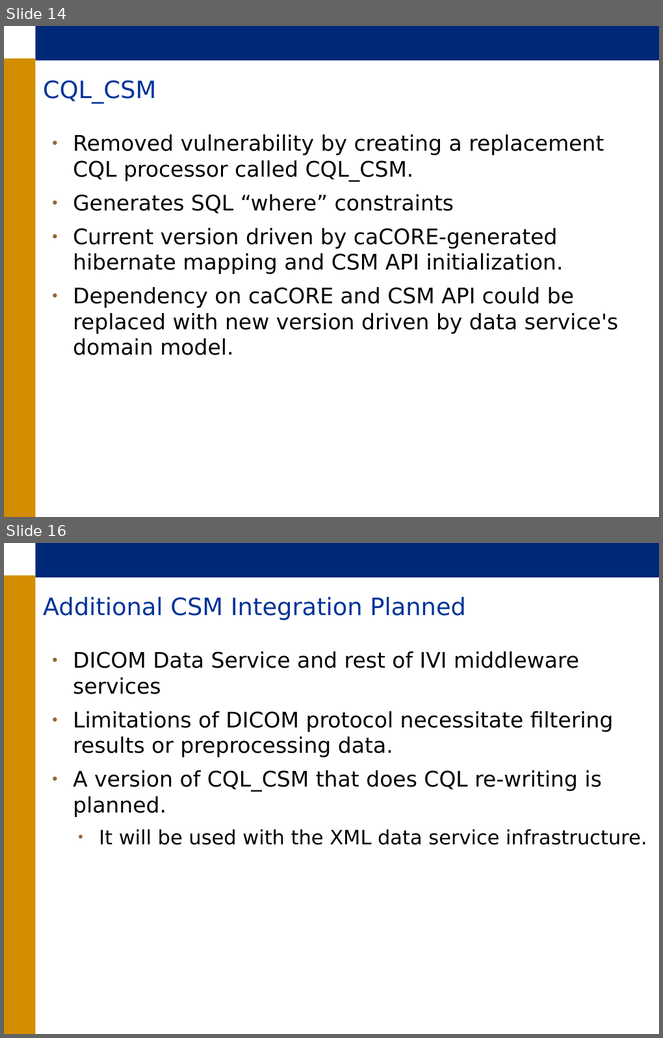
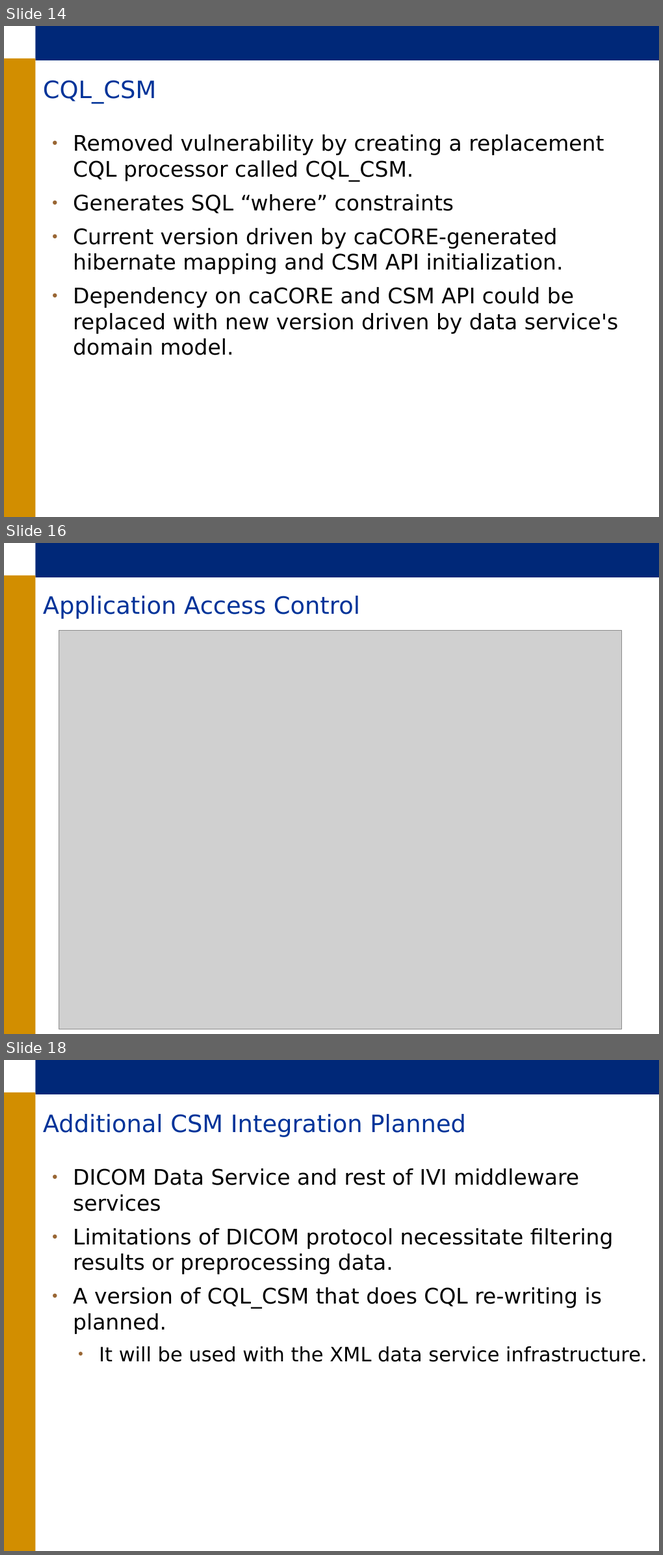
Before and after one commit to NCIP/cagrid-docs, a slide deck: general/meetings/UGM/2010-01-21_CSM-caCORE DataService Integration.ppt. Shown one above the other, each under a label of ours: slides 14 and 16 before the commit, slides 14, 16 and 18 after it; the slides between them are not shown. The pictures are 663x1038 and 663x1555 pixels, drawn with LibreOffice and Linux fonts; fonts in the diff are those of the drawing; grey boxes stand for pictures; background and template pictures are left out. Boxes give left, top, right and bottom in pixels: in the first picture for what was removed or moved away, otherwise in the second. Text is boxed around its words. In the diff, an @@ line names an element or a change of style, - is before the commit and + after.

```diff
--- a/general/meetings/UGM/2010-01-21_CSM-caCORE DataService Integration.ppt
+++ b/general/meetings/UGM/2010-01-21_CSM-caCORE DataService Integration.ppt
@@ slide 16 added at bbox=[4, 543, 659, 1034], background #FFFFFF; not listed: 2 template elements that a slide beside it also shows @@
@@ title added at bbox=[43, 596, 360, 619], 29 pt, text #003399 @@
+Application Access Control
@@ picture added at bbox=[59, 630, 622, 1029] @@
@@ what was slide 16 is now slide 18 @@
```
Also in this commit, not shown: 1 slide changed, 1 other slide added.
